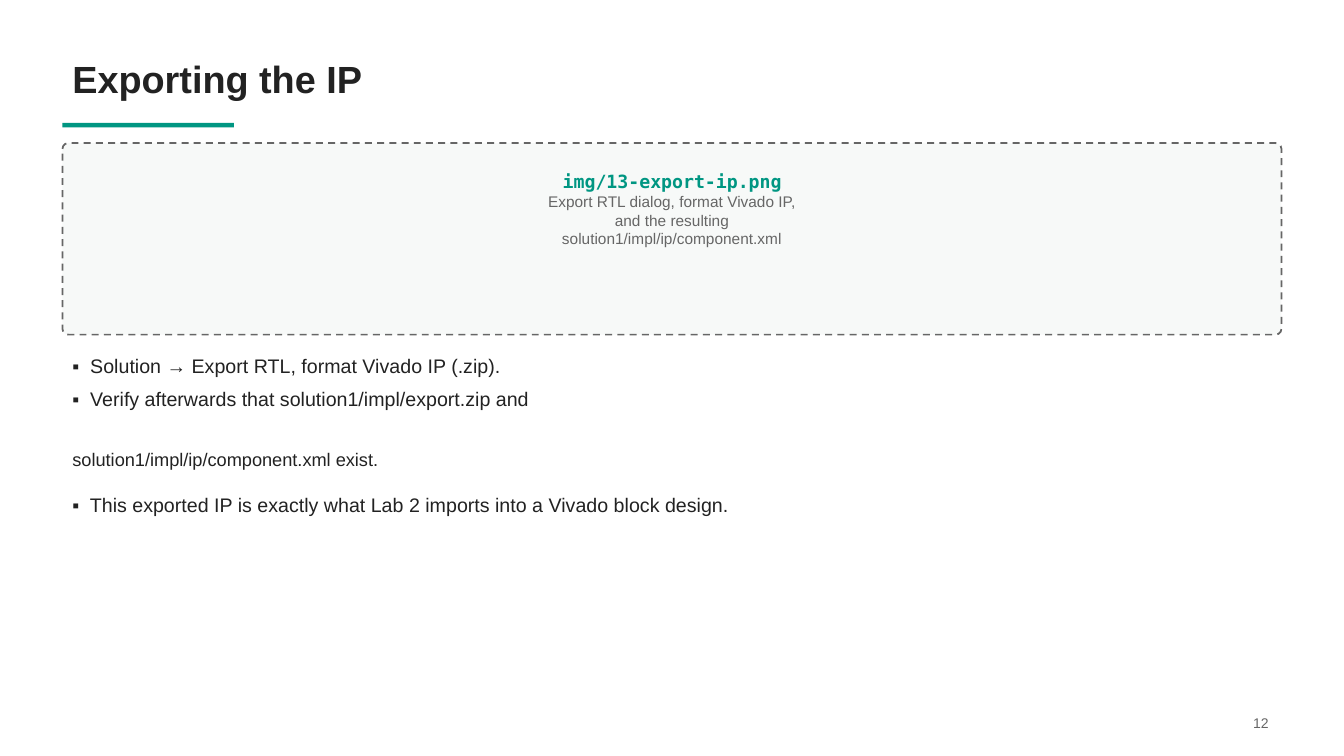
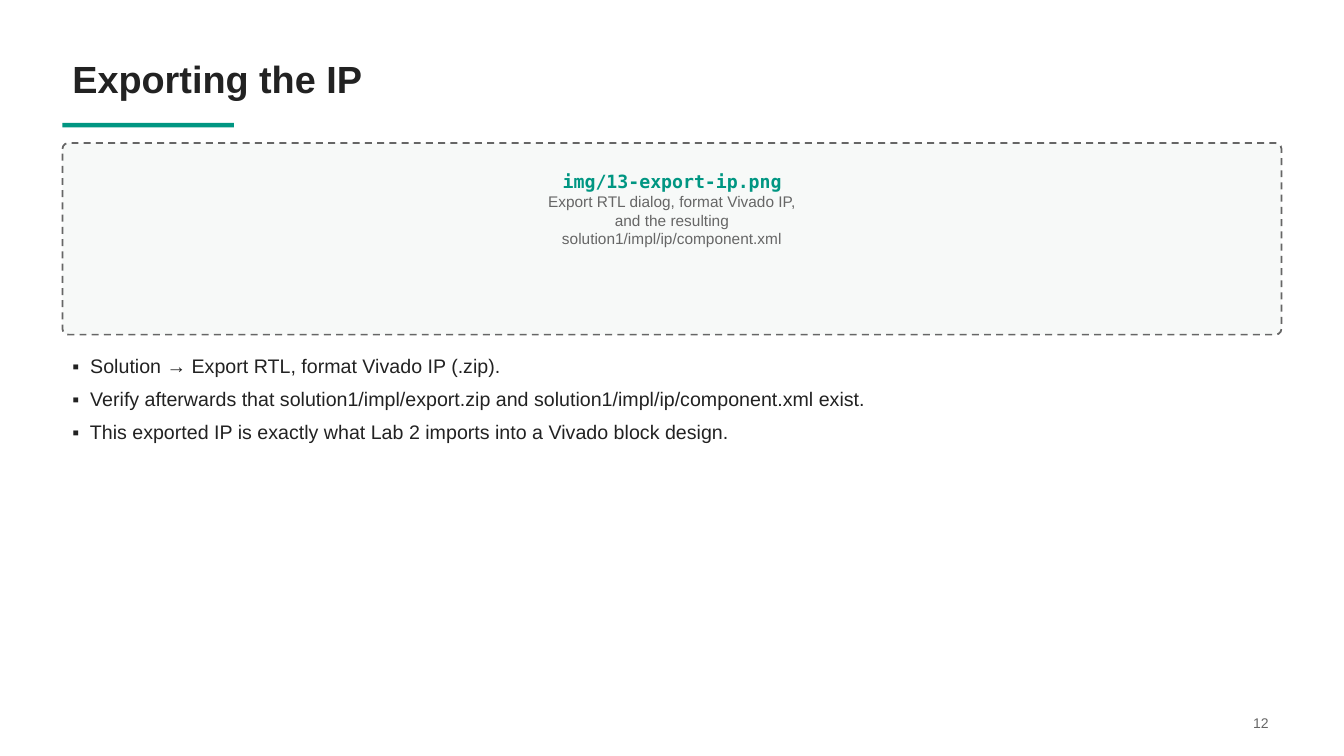
Before and after one commit to alpblkba/ces-hiwi-lab, a slide deck: slide 13 of labs/lab1/docs/lab1-hls-bringup.pptx. Drawn at 1344x756 pixels with LibreOffice and Linux fonts; fonts in the diff are those of the drawing. Boxes give left, top, right and bottom in pixels: in the first picture for what was removed or moved away, otherwise in the second. Text is boxed around its words. In the diff, an @@ line names an element or a change of style, - is before the commit and + after.

```diff
--- a/labs/lab1/docs/lab1-hls-bringup.pptx
+++ b/labs/lab1/docs/lab1-hls-bringup.pptx
@@ text at box(90, 391, 865, 443): text changed @@
-▪ Verify afterwards that solution1/impl/export.zip and
+▪ Verify afterwards that solution1/impl/export.zip and solution1/impl/ip/component.xml exist.
+▪ This exported IP is exactly what Lab 2 imports into a Vivado block design.
@@ text removed at box(72, 452, 378, 470) @@
-solution1/impl/ip/component.xml exist.
@@ text removed at box(90, 497, 728, 516) @@
-▪ This exported IP is exactly what Lab 2 imports into a Vivado block design.
```
Also in this commit, not shown: 2 other slides changed, 7 other files.
